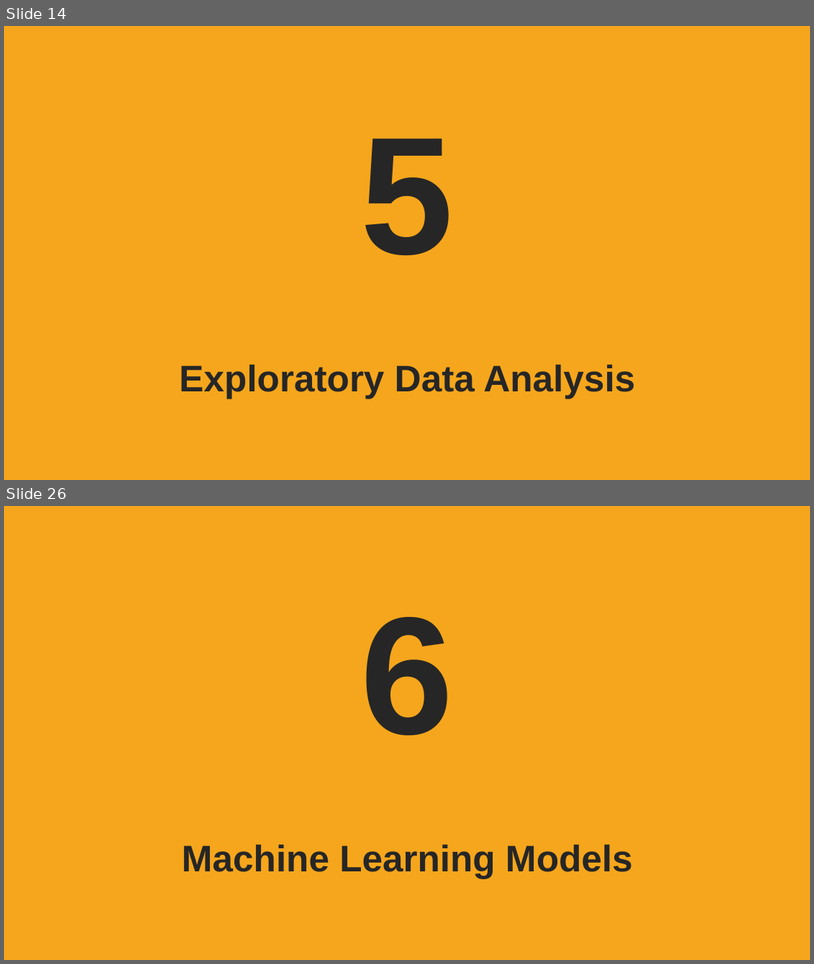
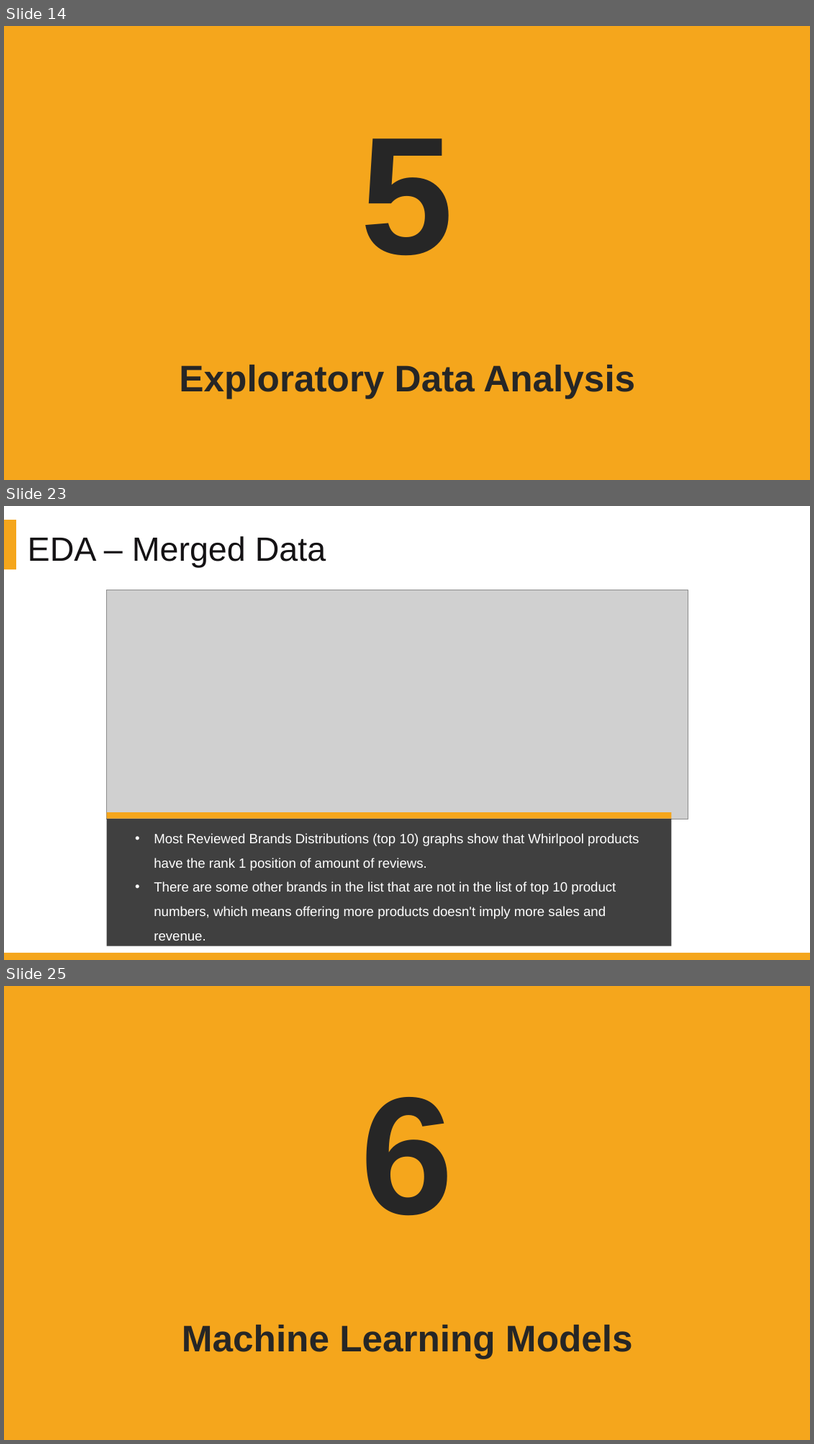
Before and after one commit to DATA-606-SPRING-2022/Jin_DATA606, a slide deck: presentation/Project_Presentation_EDA_v1.1.pptx. Shown one above the other, each under a label of ours: slides 14 and 26 before the commit, slides 14, 23 and 25 after it; the slides between them are not shown. The pictures are 814x964 and 814x1444 pixels, drawn with LibreOffice and Linux fonts; fonts in the diff are those of the drawing; grey boxes stand for pictures; background and template pictures are left out. Boxes give left, top, right and bottom in pixels: in the first picture for what was removed or moved away, otherwise in the second. Text is boxed around its words. In the diff, an @@ line names an element or a change of style, - is before the commit and + after.

```diff
--- a/presentation/Project_Presentation_EDA_v1.1.pptx
+++ b/presentation/Project_Presentation_EDA_v1.1.pptx
@@ slide 23 added at box(4, 506, 810, 960), background #FFFFFF @@
@@ rectangle added at box(4, 520, 16, 569), fill #F5A61C @@
@@ text added at box(25, 538, 162, 548), 28 pt, text #404040 @@
+Add your title
@@ text added at box(28, 536, 326, 568), 40 pt, text #141214 @@
+EDA – Merged Data
@@ text added at box(25, 556, 527, 891), 18 pt, text #A6A6A6 @@
+Click add this section keywords detailed description of the contents of this paragraph
@@ picture added at box(107, 590, 689, 819) @@
@@ rectangle added at box(107, 818, 672, 946), fill #404040 @@
@@ rectangle added at box(107, 812, 672, 818), fill #F5A61C @@
@@ text added at box(154, 833, 639, 940), 16 pt, text #FFFFFF @@
+• Most Reviewed Brands Distributions (top 10) graphs show that Whirlpool products have the rank 1 position of amount of reviews.
+• There are some other brands in the list that are not in the list of top 10 product numbers, which means offering more products doesn't imply more sales and revenue.
@@ rectangle added at box(4, 952, 810, 960), fill #F5A61C @@
@@ what was slide 26 is now slide 25 @@
```
Also in this commit, not shown: 2 slides changed, 7 other slides added, 1 slide removed.
